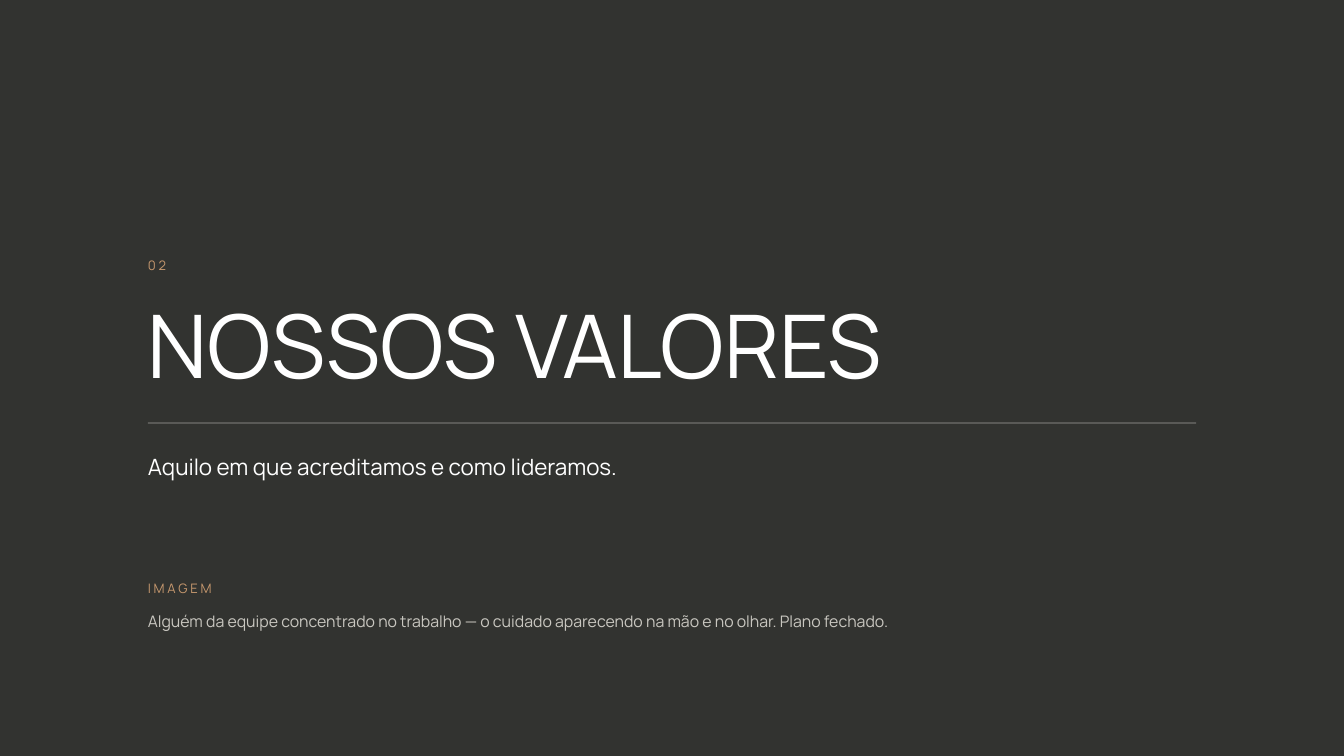
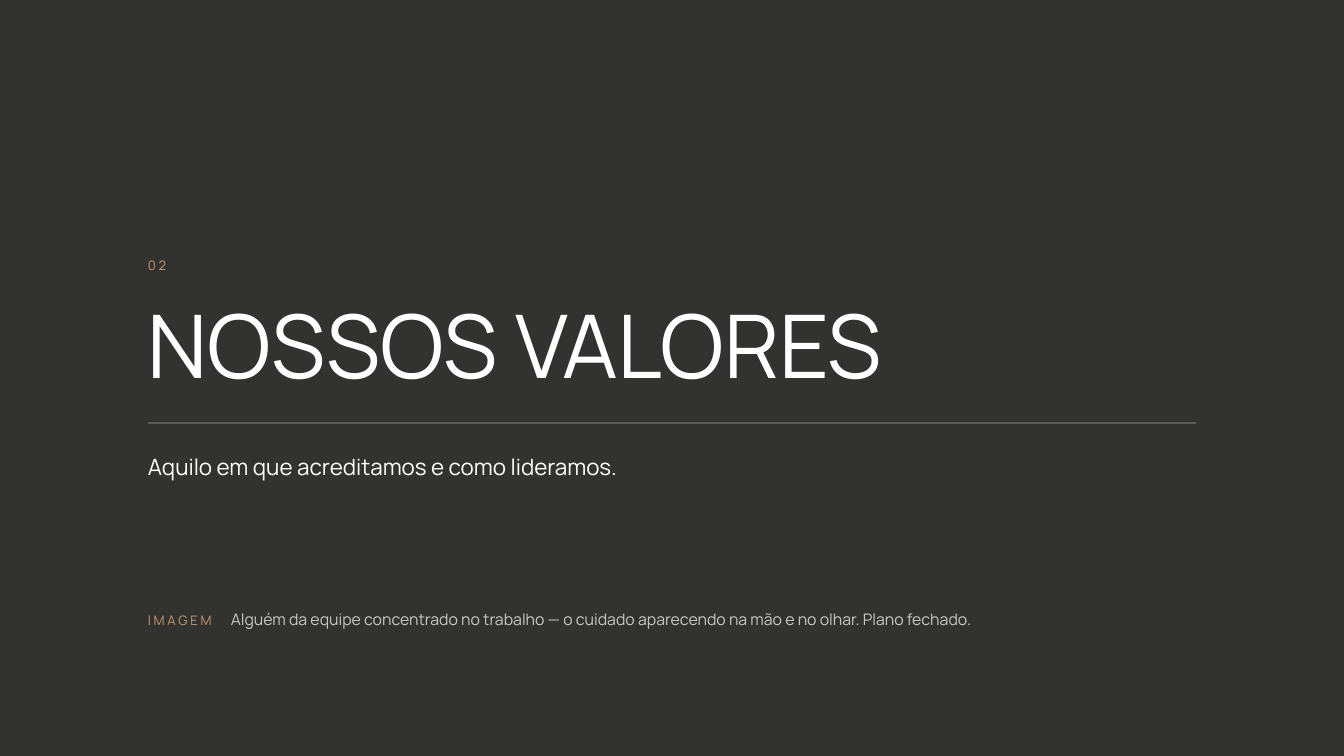
Before and after one commit to kellyalbertkabrand/Apresentacao_Revelacao_de_Essencia, a slide deck: slide 8 of clientes/flavia-muccelin/Cultura-Organizacional-Forma-e-My-Home.pptx. Drawn at 1344x756 pixels with LibreOffice and Linux fonts; fonts in the diff are those of the drawing; background and template pictures are left out; a plain dark background stands for a picture behind light text. Boxes give left, top, right and bottom in pixels: in the first picture for what was removed or moved away, otherwise in the second. Text is boxed around its words. In the diff, an @@ line names an element or a change of style, - is before the commit and + after.

```diff
--- a/clientes/flavia-muccelin/Cultura-Organizacional-Forma-e-My-Home.pptx
+++ b/clientes/flavia-muccelin/Cultura-Organizacional-Forma-e-My-Home.pptx
@@ text removed at [148, 583, 212, 593] @@
-IMAGEM
@@ text at [148, 613, 971, 629]: text changed @@
-Alguém da equipe concentrado no trabalho — o cuidado aparecendo na mão e no olhar. Plano fechado.
+IMAGEM Alguém da equipe concentrado no trabalho — o cuidado aparecendo na mão e no olhar. Plano fechado.
```
Also in this commit, not shown: 5 other slides changed, 19 other files.
